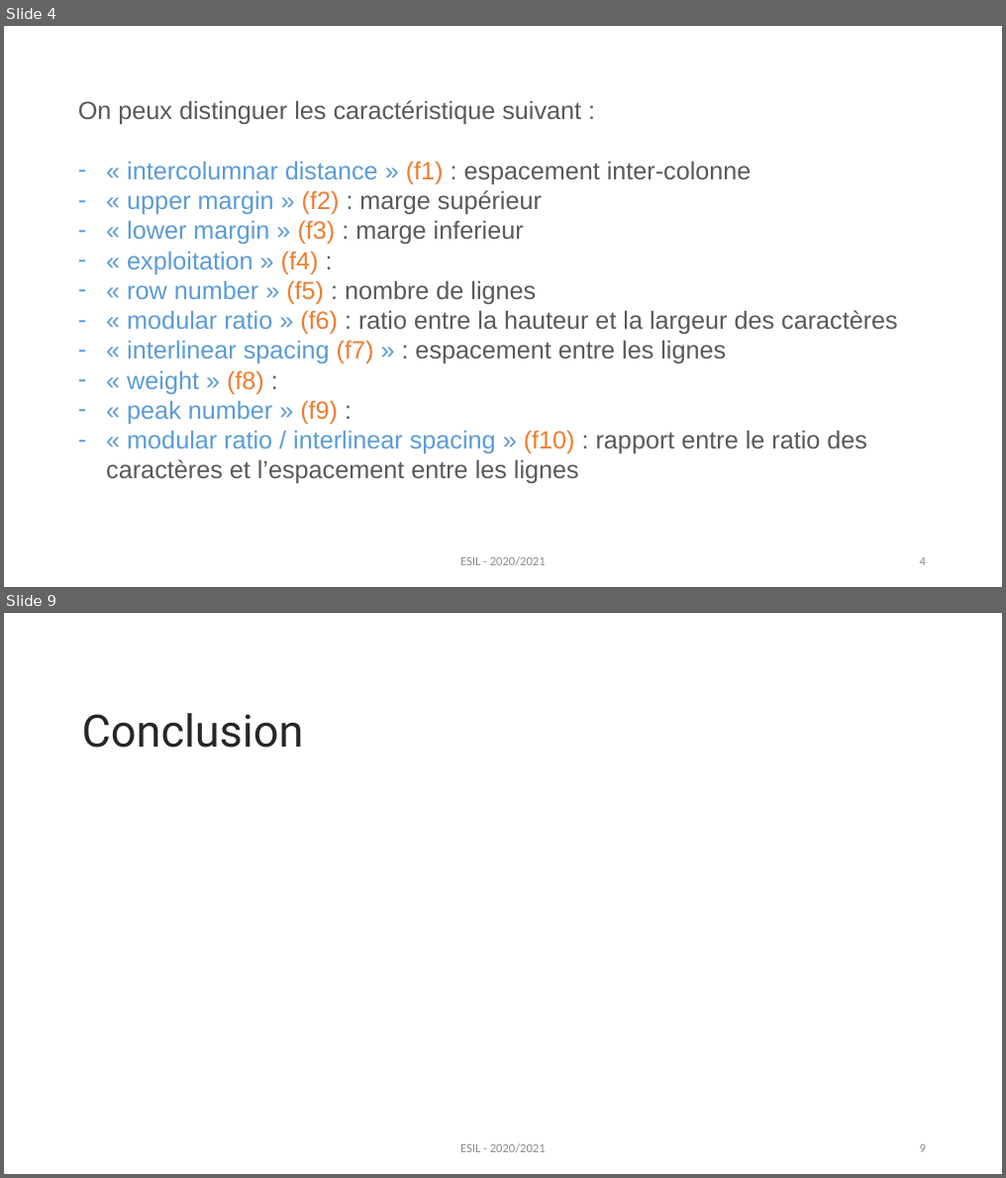
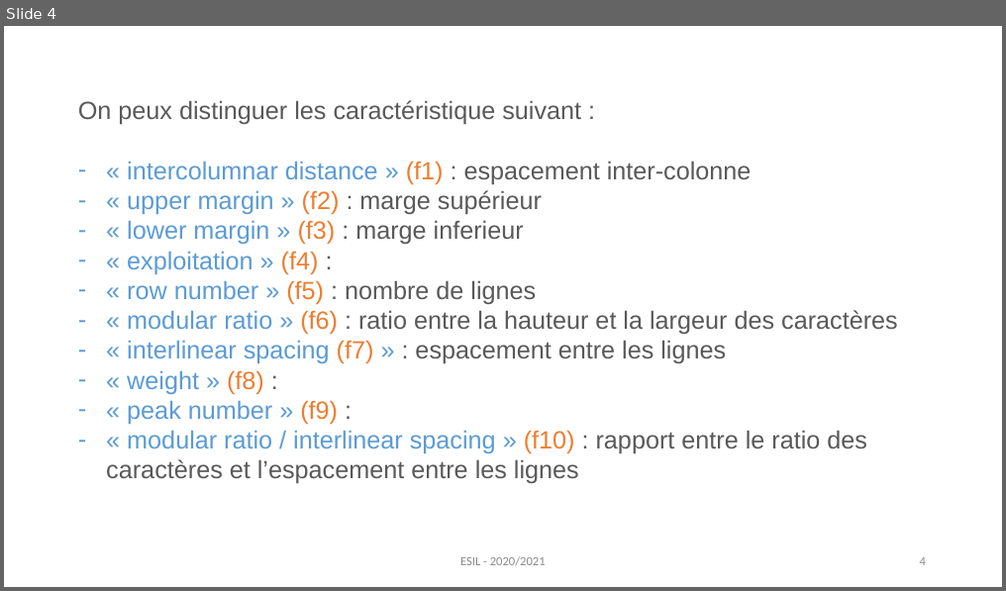
Before and after one commit to virtuel75/avila-analysis, a slide deck: docs/Avila analysis - Presentation.pptx. Shown one above the other, each under a label of ours: slides 4 and 9 before the commit, slide 4 after it; the slides between them are not shown. The pictures are 1006x1178 and 1006x591 pixels, drawn with LibreOffice and Linux fonts; fonts in the diff are those of the drawing. Boxes give left, top, right and bottom in pixels: in the first picture for what was removed or moved away, otherwise in the second. Text is boxed around its words. In the diff, an @@ line names an element or a change of style, - is before the commit and + after.

```diff
--- a/docs/Avila analysis - Presentation.pptx
+++ b/docs/Avila analysis - Presentation.pptx
@@ slide 9 removed at box(4, 613, 1002, 1174), background #FFFFFF @@
@@ text removed at box(82, 713, 304, 748) @@
-Conclusion
@@ text removed at box(460, 1144, 546, 1154) @@
-ESIL - 2020/2021
@@ page number removed at box(920, 1145, 926, 1153) @@
-9
```
Also in this commit, not shown: 4 slides changed, 3 slides added, 1 other slide removed, 1 other file.
